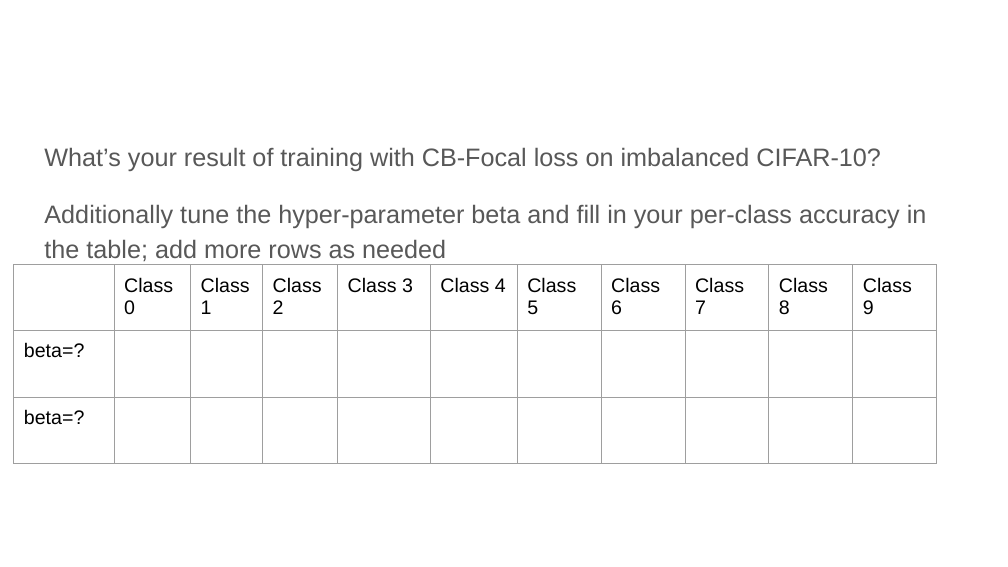
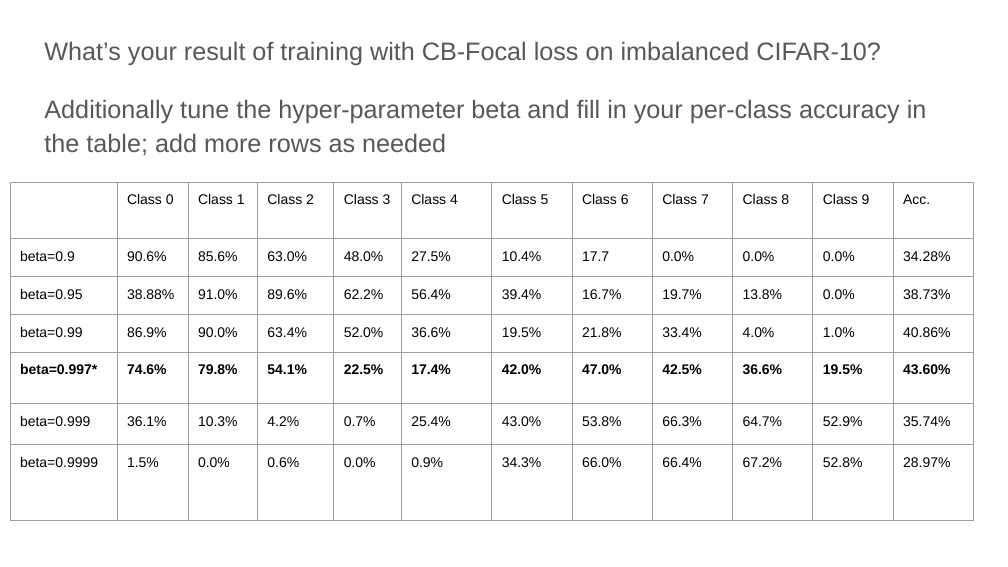
Before and after one commit to mccarvik/georgia_tech, a slide deck: slide 24 of deep_learning/2_assign/assignment2/report-template-a2 - McCarville.pptx (slide 21 before the commit). Drawn at 1008x567 pixels with LibreOffice and Linux fonts; fonts in the diff are those of the drawing. Boxes give left, top, right and bottom in pixels: in the first picture for what was removed or moved away, otherwise in the second. Text is boxed around its words. In the diff, an @@ line names an element or a change of style, - is before the commit and + after.

```diff
--- a/deep_learning/2_assign/assignment2/report-template-a2 - McCarville.pptx
+++ b/deep_learning/2_assign/assignment2/report-template-a2 - McCarville.pptx
@@ text "What’s your result of training ...": place and size @@
-text "What’s your result of training ..." at <box>44,147,927,261</box>
+text "What’s your result of training ..." at <box>44,41,927,155</box>
@@ table at <box>10,182,977,523</box> @@
- | Class 0 | Class / 1 | Class 2 | Class 3 | Class 4 | Class 5 | Class 6 | Class 7 | Class 8 | Class 9
-beta=? |  |  |  |  |  |  |  |  |  | 
-beta=? |  |  |  |  |  |  |  |  |  | 
+ | Class 0 | Class 1 | Class 2 | Class 3 | Class 4 | Class 5 | Class 6 | Class 7 | Class 8 | Class 9 | Acc.
+beta=0.9 | 90.6% | 85.6% | 63.0% | 48.0% | 27.5% | 10.4% | 17.7 | 0.0% | 0.0% | 0.0% | 34.28%
+beta=0.95 | 38.88% | 91.0% | 89.6% | 62.2% | 56.4% | 39.4% | 16.7% | 19.7% | 13.8% | 0.0% | 38.73%
+beta=0.99 | 86.9% | 90.0% | 63.4% | 52.0% | 36.6% | 19.5% | 21.8% | 33.4% | 4.0% | 1.0% | 40.86%
+beta=0.997* | 74.6% | 79.8% | 54.1% | 22.5% | 17.4% | 42.0% | 47.0% | 42.5% | 36.6% | 19.5% | 43.60%
+beta=0.999 | 36.1% | 10.3% | 4.2% | 0.7% | 25.4% | 43.0% | 53.8% | 66.3% | 64.7% | 52.9% | 35.74%
+beta=0.9999 | 1.5% | 0.0% | 0.6% | 0.0% | 0.9% | 34.3% | 66.0% | 66.4% | 67.2% | 52.8% | 28.97%
@@ table: place and size @@
-table at <box>14,265,934,466</box>
+table at <box>10,182,977,523</box>
```
Also in this commit, not shown: 3 other slides changed, 5 slides added, 1 slide removed, 7 other files.
